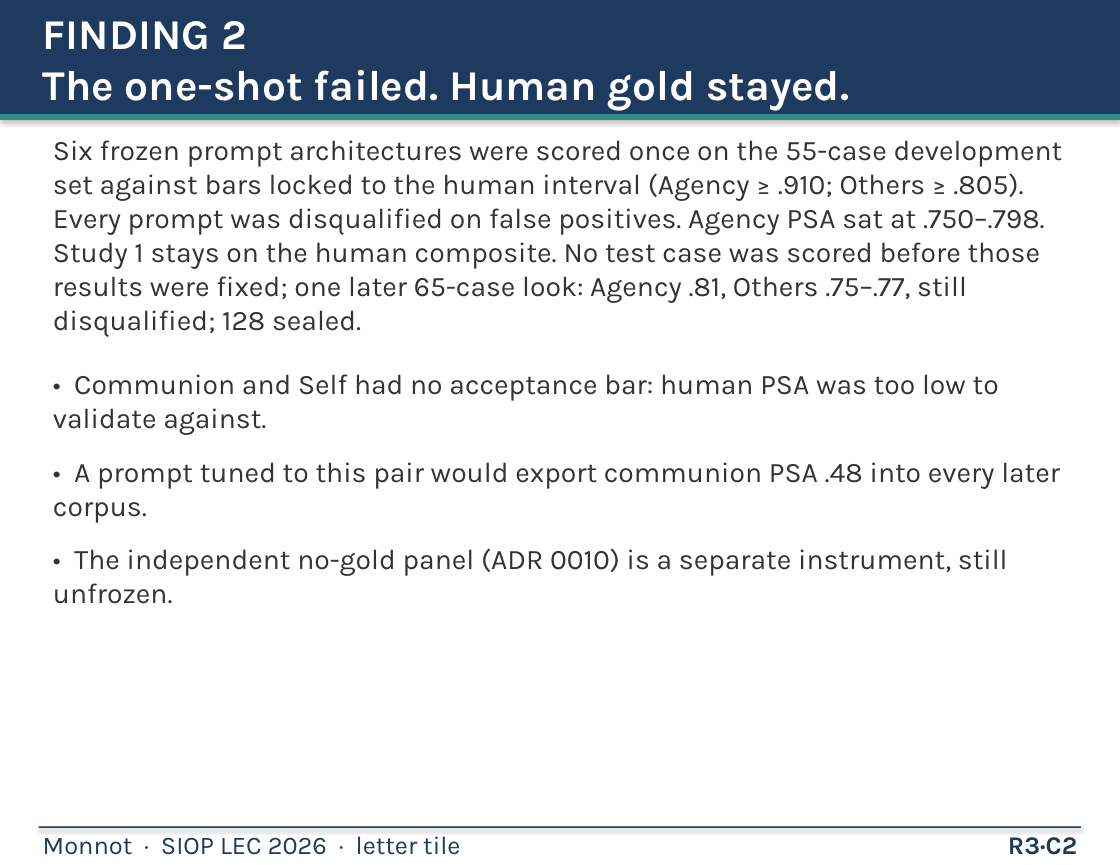
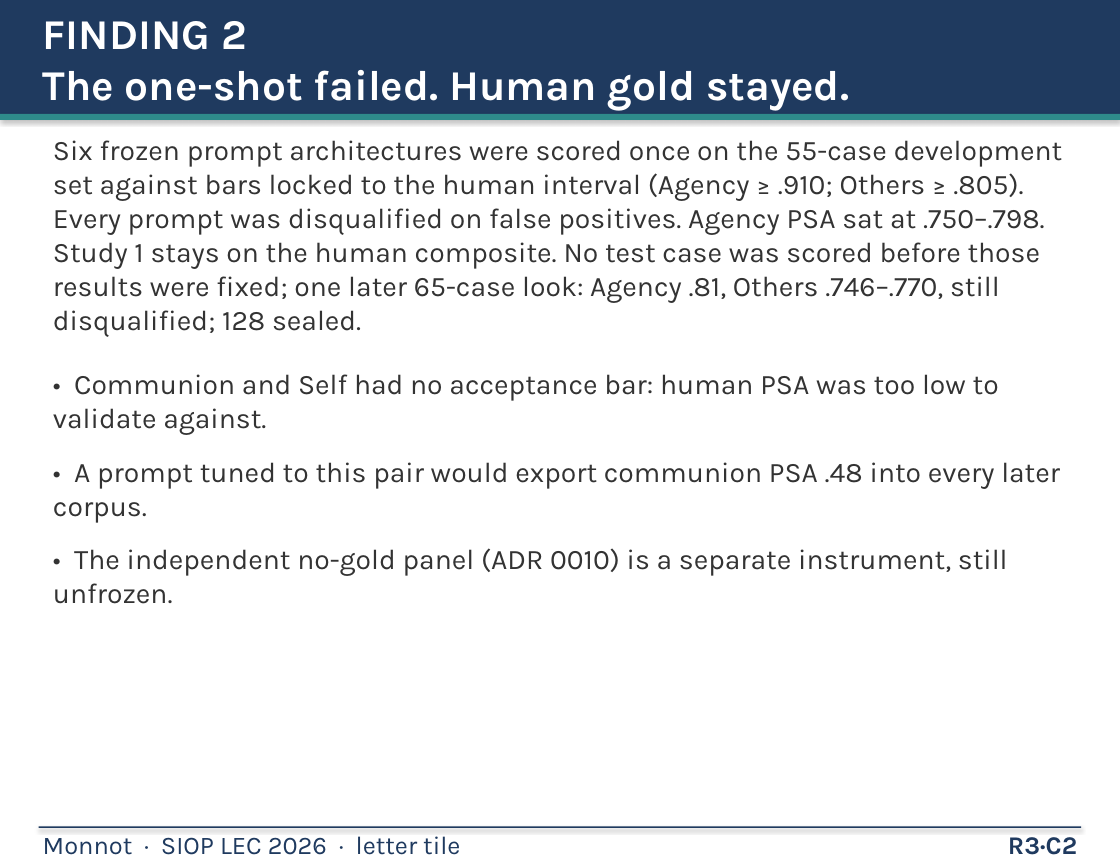
Before and after one commit to mjmonnot/mjmonnot.github.io, a slide deck: slide 10 of lec-2026/assets/Monnot_Poster_v5.pptx. Drawn at 1120x865 pixels with LibreOffice and Linux fonts; fonts in the diff are those of the drawing. Boxes give left, top, right and bottom in pixels: in the first picture for what was removed or moved away, otherwise in the second. Text is boxed around its words. In the diff, an @@ line names an element or a change of style, - is before the commit and + after.

Commit message:
lec-2026: fix clipped/overflowing figure text (benchmarks, timeline); timeline outcomes and .746; reword exploratory tiles; deck v5 captions fitted

```diff
--- a/lec-2026/assets/Monnot_Poster_v5.pptx
+++ b/lec-2026/assets/Monnot_Poster_v5.pptx
@@ text at (53, 140, 1063, 337): text changed @@
-Six frozen prompt architectures were scored once on the 55-case development set against bars locked to the human interval (Agency ≥ .910; Others ≥ .805). Every prompt was disqualified on false positives. Agency PSA sat at .750–.798. Study 1 stays on the human composite. No test case was scored before those results were fixed; one later 65-case look: Agency .81, Others .75–.77, still disqualified; 128 sealed.
+Six frozen prompt architectures were scored once on the 55-case development set against bars locked to the human interval (Agency ≥ .910; Others ≥ .805). Every prompt was disqualified on false positives. Agency PSA sat at .750–.798. Study 1 stays on the human composite. No test case was scored before those results were fixed; one later 65-case look: Agency .81, Others .746–.770, still disqualified; 128 sealed.
```
Also in this commit, not shown: 9 other slides changed, 5 other files.
